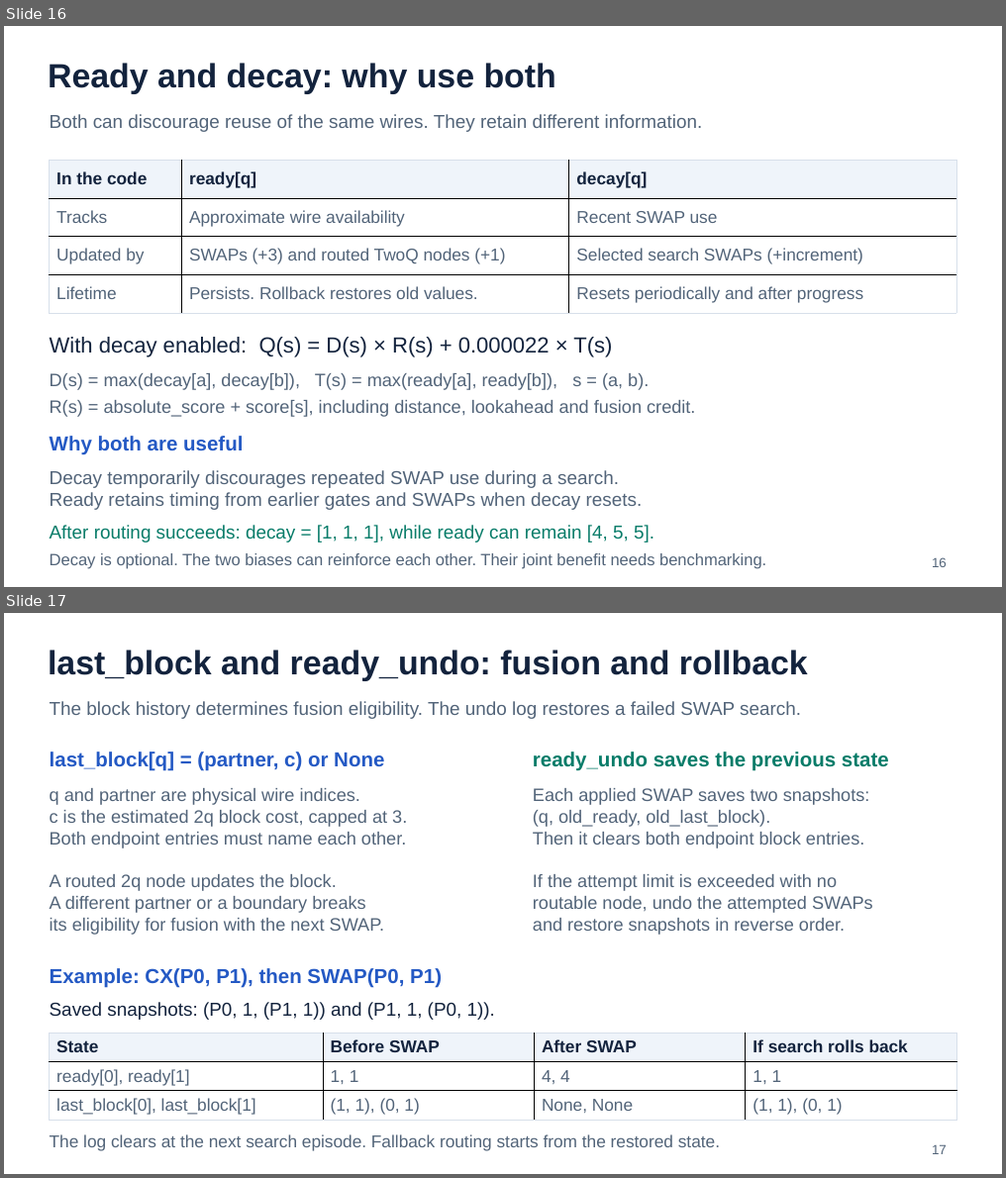
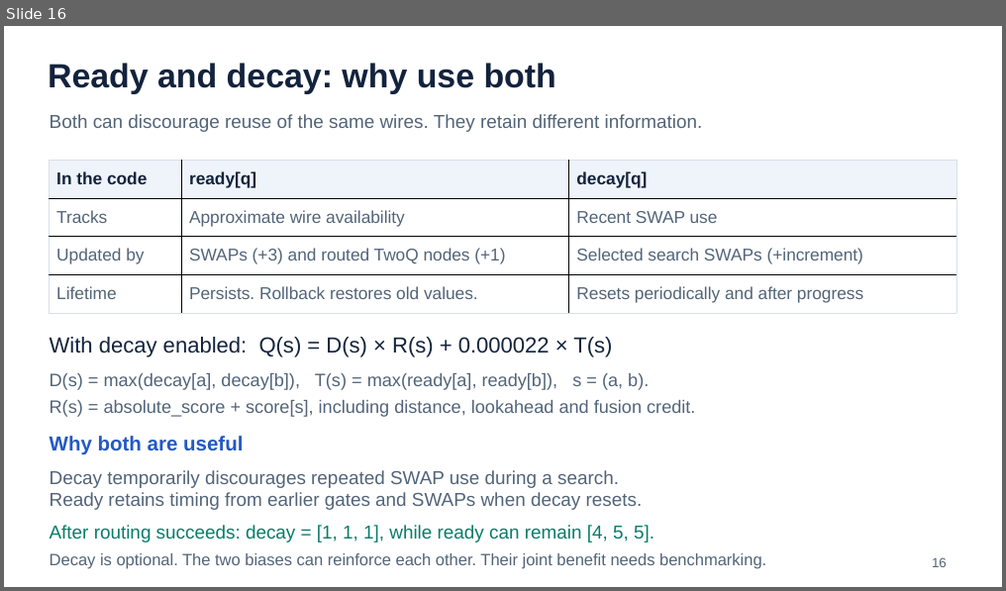
Before and after one commit to AI-native-Systems-Research/qiskit-evolved, a slide deck: design/change_description_codex.pptx. Shown one above the other, each under a label of ours: slides 16 and 17 before the commit, slide 16 after it. The pictures are 1006x1178 and 1006x591 pixels, drawn with LibreOffice and Linux fonts; fonts in the diff are those of the drawing. Boxes give left, top, right and bottom in pixels: in the first picture for what was removed or moved away, otherwise in the second. Text is boxed around its words. In the diff, an @@ line names an element or a change of style, - is before the commit and + after.

```diff
--- a/design/change_description_codex.pptx
+++ b/design/change_description_codex.pptx
@@ slide 17 removed at [4,613,1002,1174], background #FFFFFF @@
@@ text removed at [48,650,808,681] @@
-last_block and ready_undo: fusion and rollback
@@ text removed at [50,701,801,719] @@
-The block history determines fusion eligibility. The undo log restores a failed SWAP search.
@@ text removed at [50,752,384,771] @@
-last_block[q] = (partner, c) or None
@@ text removed at [533,752,889,771] @@
-ready_undo saves the previous state
@@ text removed at [50,788,407,849] @@
-q and partner are physical wire indices.
-c is the estimated 2q block cost, capped at 3.
-Both endpoint entries must name each other.
@@ text removed at [533,788,870,849] @@
-Each applied SWAP saves two snapshots:
-(q, old_ready, old_last_block).
-Then it clears both endpoint block entries.
@@ text removed at [50,874,384,935] @@
-A routed 2q node updates the block.
-A different partner or a boundary breaks
-its eligibility for fusion with the next SWAP.
@@ text removed at [533,874,873,935] @@
-If the attempt limit is exceeded with no
-routable node, undo the attempted SWAPs
-and restore snapshots in reverse order.
@@ text removed at [50,968,442,988] @@
-Example: CX(P0, P1), then SWAP(P0, P1)
@@ text removed at [50,1002,495,1020] @@
-Saved snapshots: (P0, 1, (P1, 1)) and (P1, 1, (P0, 1)).
@@ table removed at [49,1033,956,1120], 3 rows, 4 columns @@
-State | Before SWAP | After SWAP | If search rolls back
-ready[0], ready[1] | 1, 1 | 4, 4 | 1, 1
-last_block[0], last_block[1] | (1, 1), (0, 1) | None, None | (1, 1), (0, 1)
@@ text removed at [50,1135,720,1152] @@
-The log clears at the next search episode. Fallback routing starts from the restored state.
@@ text removed at [932,1145,946,1155] @@
-17
```
Also in this commit, not shown: 5 slides changed, 3 slides added, 38 other files.
